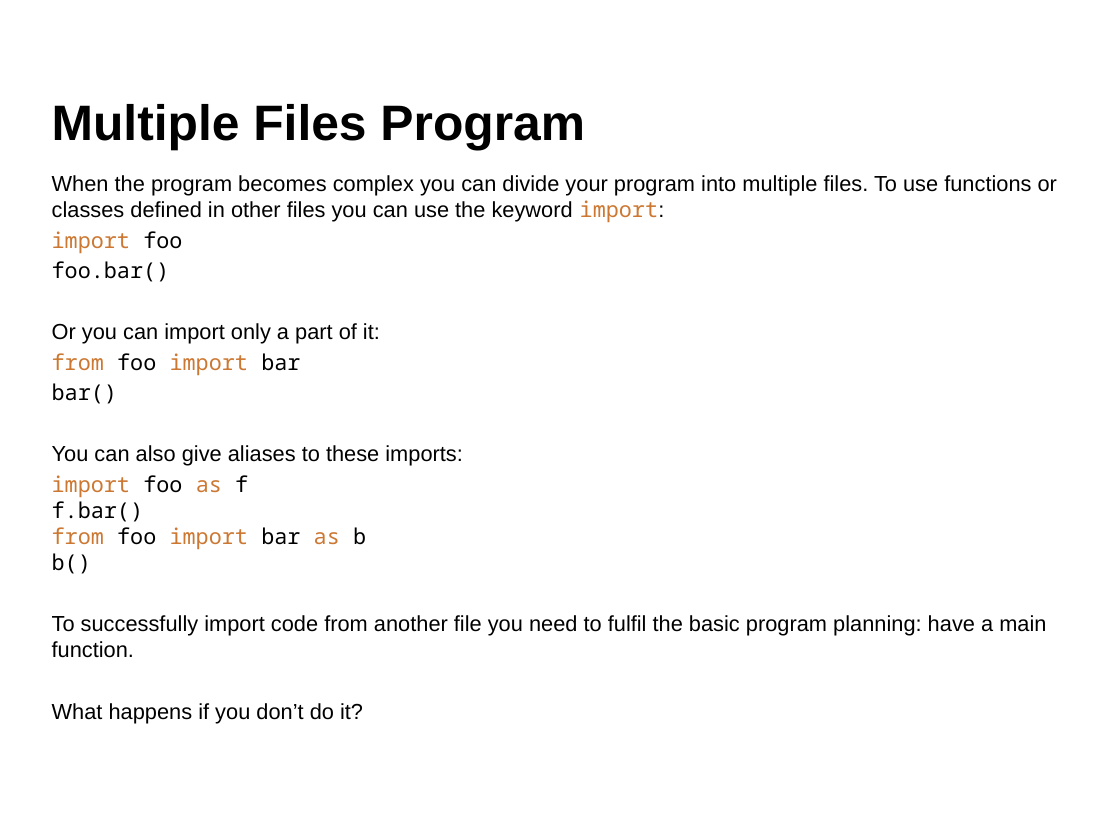
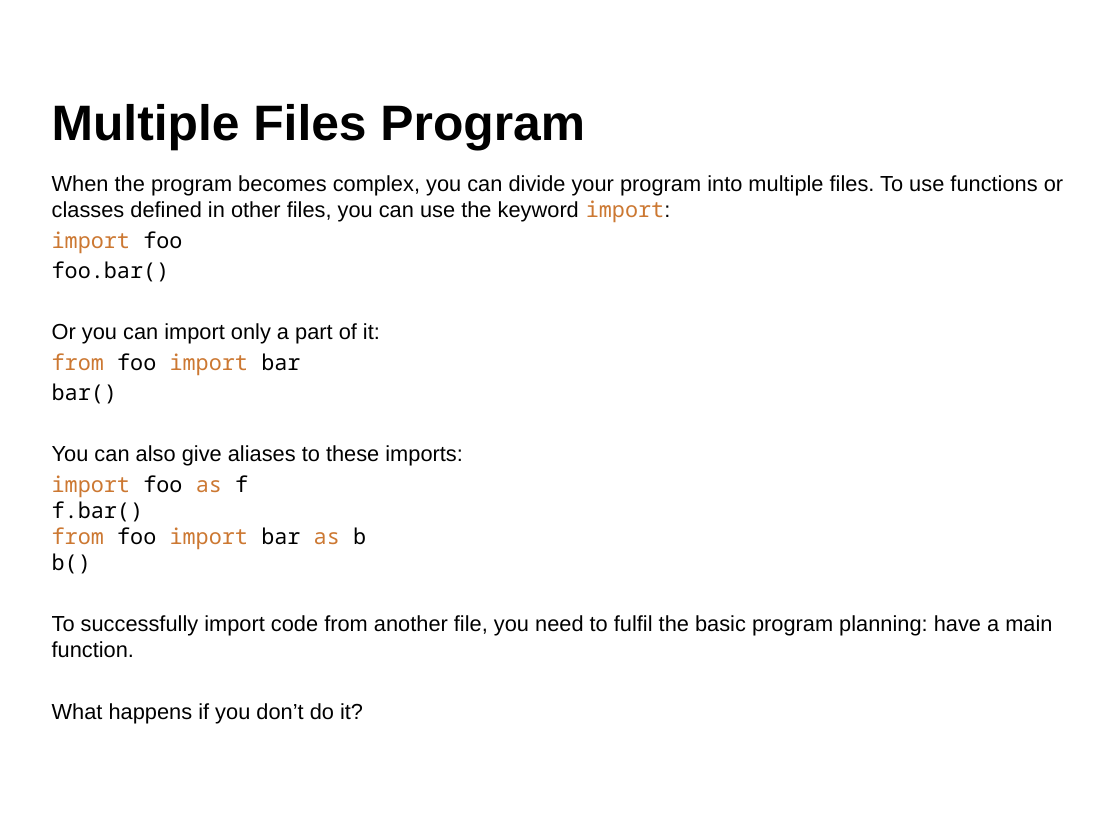
Before and after one commit to aldolipani/CEGE0096, a slide deck: slide 20 of 05 - Week/5 - Geometry with Python.pptx. Drawn at 1120x840 pixels with LibreOffice and Linux fonts; fonts in the diff are those of the drawing; background and template pictures are left out. Boxes give left, top, right and bottom in pixels: in the first picture for what was removed or moved away, otherwise in the second. Text is boxed around its words. In the diff, an @@ line names an element or a change of style, - is before the commit and + after.

```diff
--- a/05 - Week/5 - Geometry with Python.pptx
+++ b/05 - Week/5 - Geometry with Python.pptx
@@ text at (52, 175, 1063, 223): text changed @@
-When the program becomes complex you can divide your program into multiple files. To use functions or classes defined in other files you can use the keyword import:
+When the program becomes complex, you can divide your program into multiple files. To use functions or classes defined in other files, you can use the keyword import:
@@ text at (52, 615, 1052, 658): text changed @@
-To successfully import code from another file you need to fulfil the basic program planning: have a main function.
+To successfully import code from another file, you need to fulfil the basic program planning: have a main function.
```
Also in this commit, not shown: 13 other slides changed, 6 slides added.
